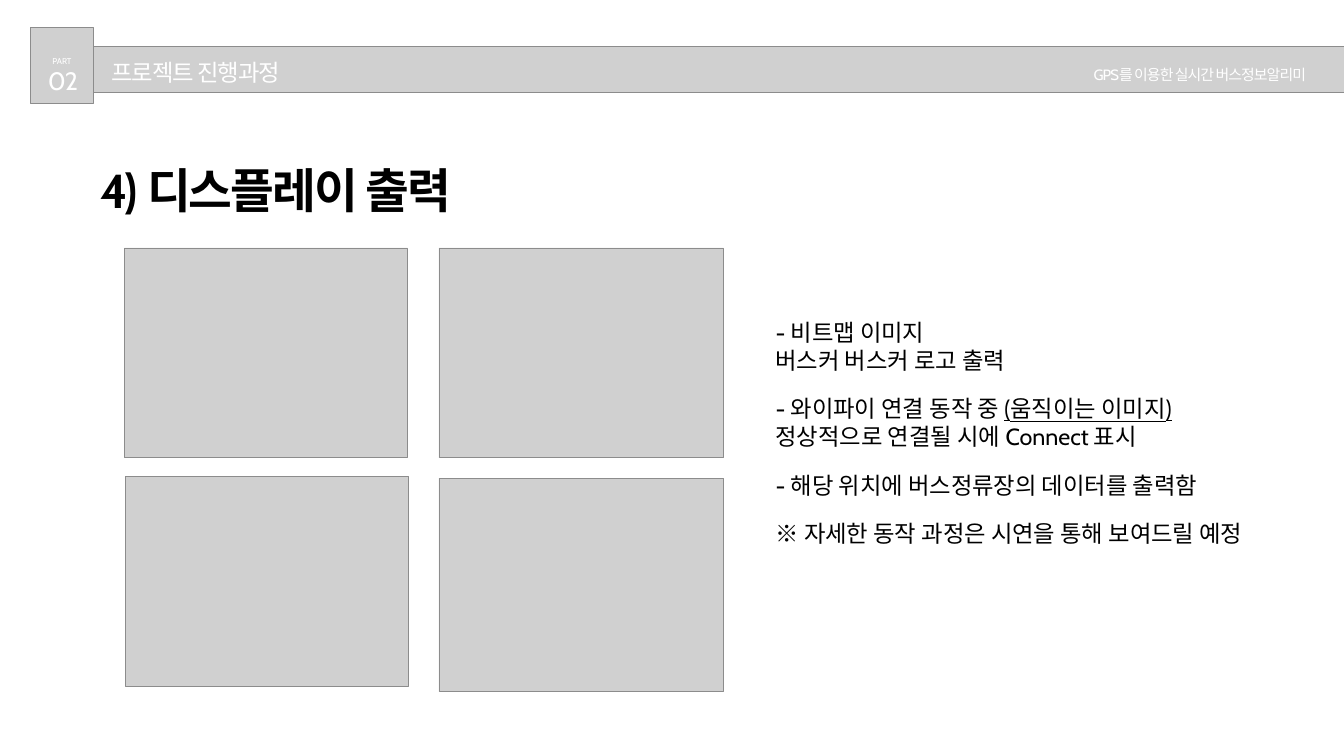
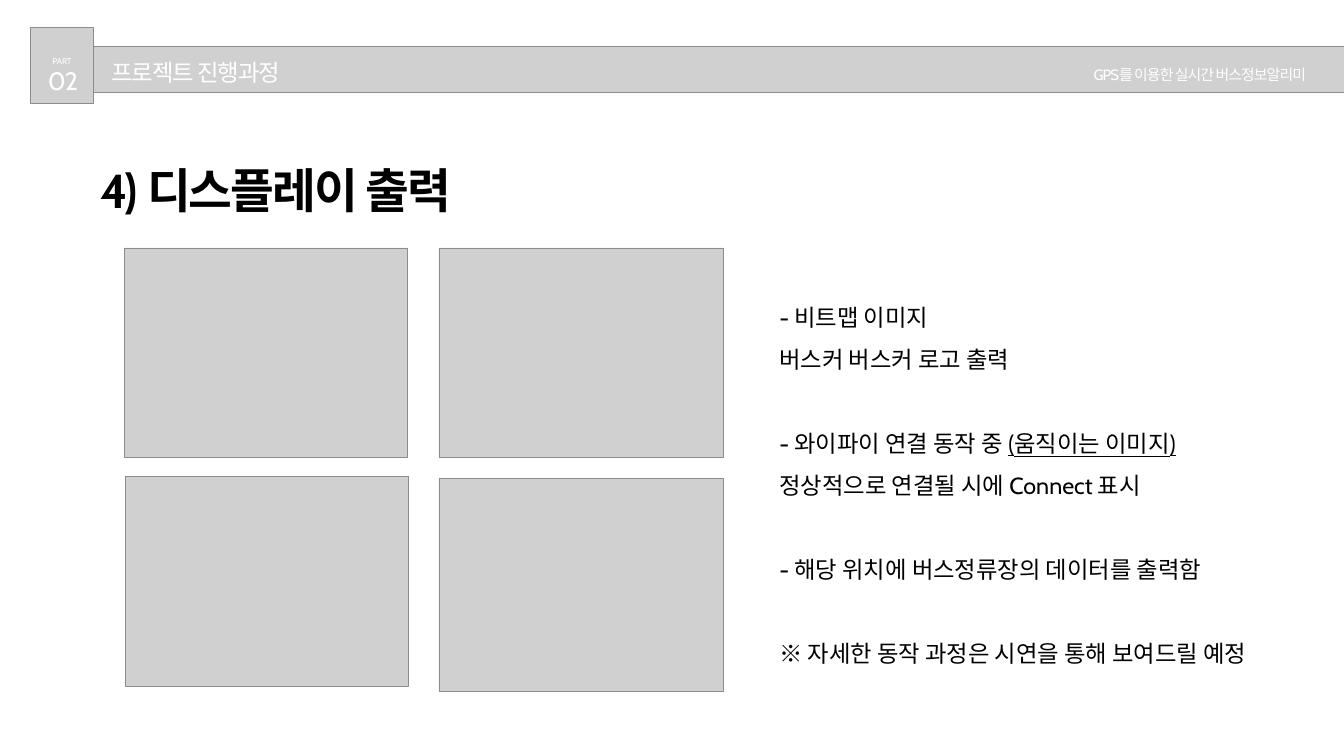
Before and after one commit to Hwan0808/Capstone_Project, a slide deck: slide 8 of 종합프로젝트설계_발표자료.pptx. Drawn at 1344x756 pixels with LibreOffice and Linux fonts; fonts in the diff are those of the drawing; grey boxes stand for pictures. Boxes give left, top, right and bottom in pixels: in the first picture for what was removed or moved away, otherwise in the second. Text is boxed around its words. In the diff, an @@ line names an element or a change of style, - is before the commit and + after.

```diff
--- a/종합프로젝트설계_발표자료.pptx
+++ b/종합프로젝트설계_발표자료.pptx
@@ text "- 비트맵 이미지": place and size @@
-text "- 비트맵 이미지" at [776,321,1243,544]
+text "- 비트맵 이미지" at [779,306,1246,664]
@@ text "- 비트맵 이미지" at [779,306,1246,664]: line spacing 1 to 1.5 @@
```
Also in this commit, not shown: 6 other slides changed.
